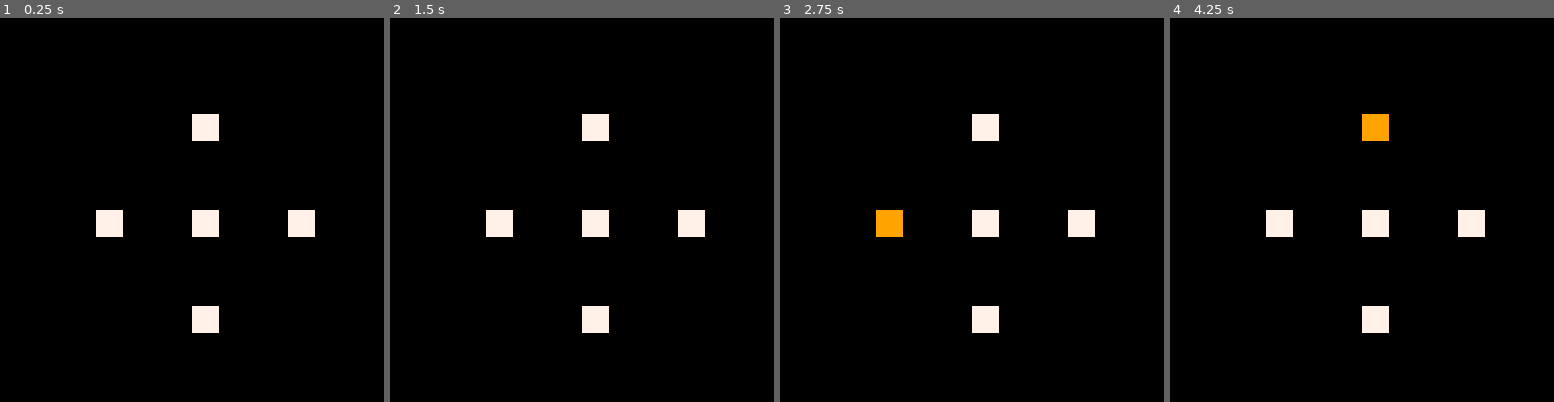
Above: before the commit, frames 1-4 (left to right).
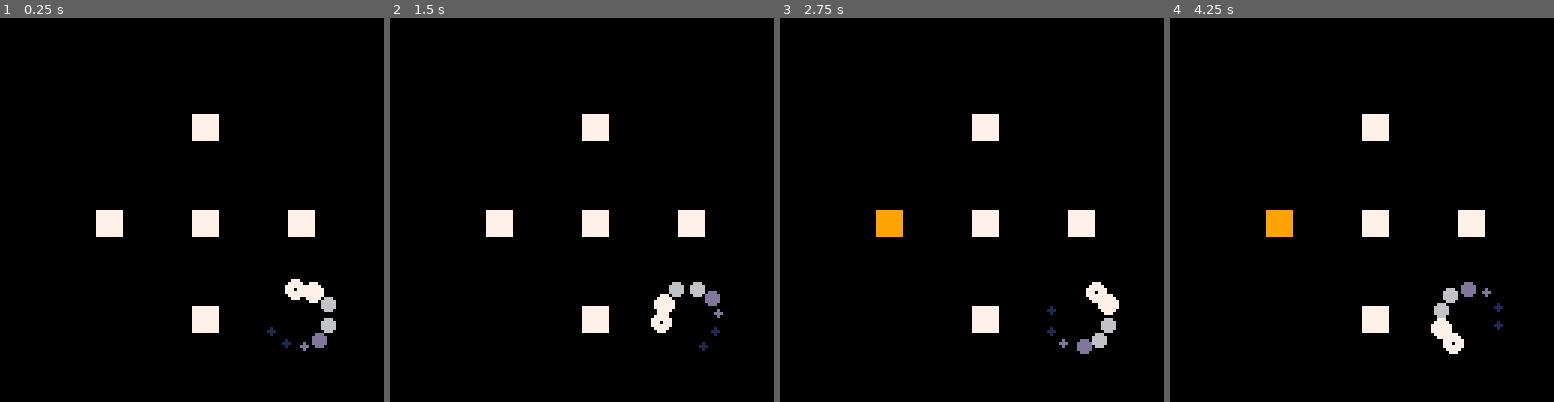
Above: after the commit, the same moments.

Repository: wesen/carts
Game: PICO-8 cartridge games/splat/splat.p8
The game is run twice, just before and just after one commit, with the same random seed, the same clock (stepped at 60 frames per second) and the same inputs.
Inputs:
- Up to frame 1 (0.25 s): no input
- Up to frame 2 (1.5 s): no input
- Up to frame 3 (2.75 s): no input
- Up to frame 4 (4.25 s): no input

The runs differ from the first frame. In frame 1, 0.9% of the frame differs, in the area x 69-88%, y 67-87%; in frame 2, 0.9%; in frame 3, 0.9%; in frame 4, 1.9%, in the area x 25-87%, y 25-88%.

Commit message:
Add slow down logic

Diff:
--- /dev/null
+++ b/games/splat/clock-control.lua
@@ -0,0 +1,40 @@
+local slow_time_factor=0.2
+local slow_time_countdown=2
+
+local state_normal_time=0
+local state_slow_time=1
+
+cls_clock_control=class(function(self)
+ self.time_factor=1
+ self.lasttime=time()
+ self.countdown=0
+ self.state=state_normal_time
+end)
+
+function cls_clock_control:get_dt()
+ local dt=time()-lasttime
+ self.countdown-=dt
+ lasttime=time()
+ if (self.state==state_slow_time) return dt*slow_time_factor
+ return dt
+end
+
+function cls_clock_control:update()
+ if self.state==state_slow_time and self.countdown<0 then
+  self.state=state_normal_time
+ end
+end
+
+function cls_clock_control:on_enemy_winds_up()
+ self.state=state_slow_time
+ self.countdown=slow_time_countdown
+end
+
+function cls_clock_control:on_enemy_attacks()
+ self.state=state_normal_time
+end
+
+function cls_clock_control:on_player_attacks()
+ self.state=state_slow_time
+ self.countdown=slow_time_countdown
+end
--- a/games/splat/enemy-manager.lua
+++ b/games/splat/enemy-manager.lua
@@ -33,11 +33,13 @@
 
  foreach(self.enemies,function(e)
   e.countdown-=dt
+
   if e.state==state_idle and e.countdown<lowest_countdown then
    next_enemy=e
    lowest_countdown=e.countdown
   elseif e.state==state_winding_up and e.countdown<0 then
    printh("ATTACK")
+   clock_control:on_enemy_attacks()
    e.state=state_attacking
    e.countdown=countdown_attacking
   elseif e.state==state_attacking and e.countdown<0 then
@@ -50,6 +52,7 @@
   self.hit_countdown=hit_interval
   next_enemy.state=state_winding_up
   next_enemy.countdown=countdown_winding_up
+  clock_control:on_enemy_winds_up()
  end
 end
 
--- a/games/splat/splat.lua
+++ b/games/splat/splat.lua
@@ -8,12 +8,13 @@
 --#include fade
 --#include coroutines
 --#include clock
+local clock=cls_clock.init(v2(100,100))
+
+--#include clock-control
+local clock_control=cls_clock_control.init()
 
 --#include player
 --#include enemy-manager
-
-
-local clock=cls_clock.init(v2(100,100))
 
 function _init()
  player=cls_player.init(v2(64,64))
@@ -39,7 +40,8 @@
 end
 
 function _update60()
- dt=(time()-lasttime)*time_factor
+ clock_control:update()
+ dt=clock_control:get_dt()
  lasttime=time()
  tick_crs(crs)
 
--- a/games/splat/splat.p8
+++ b/games/splat/splat.p8
@@ -234,6 +234,7 @@
 
 local frame=0
 local dt=0
+local time_factor=1
 local lasttime=time()
 local room=nil
 
@@ -247,6 +248,54 @@
 
 local is_fading=false
 local is_screen_dark=false
+
+local dpal={0,1,1,2,1,13,6,4,4,9,3,13,1,13,13}
+
+
+function darken(p,_pal)
+ for j=1,15 do
+  local kmax=(p+(j*1.46))/22
+  local col=j
+  for k=1,kmax do
+   if (col==0) break
+   col=dpal[col]
+  end
+  if (col==14) col=13
+  if (col==2) col=5
+  if (col==8) col=5
+  pal(j,col,_pal)
+ end
+end
+
+-- fade
+function fade(fade_in)
+ is_fading=true
+ is_screen_dark=false
+ local p=0
+ for i=1,10 do
+  local i_=i
+  local time_elapsed=0
+
+  if (fade_in==true) i_=10-i
+  p=flr(mid(0,i_/10,1)*100)
+
+  while time_elapsed<0.1 do
+   darken(p,1)
+
+   if not fade_in and p==100 then
+    -- this needs to be set before the final yield
+    -- draw will continue to be called even if we are
+    -- in a coresumed cr, if i understand this correctly
+    is_screen_dark=true
+   end
+
+   time_elapsed+=dt
+   yield()
+  end
+ end
+
+ is_fading=false
+end
 
 function tick_crs(crs_)
  for cr in all(crs_) do
@@ -278,6 +327,70 @@
  end
 end
 
+cls_clock=class(function(self,pos)
+ self.t=0
+ self.pos=pos
+end)
+
+function cls_clock:update()
+ self.t+=dt
+end
+
+function cls_clock:draw()
+ for i=0,10 do
+  local x=cos(self.t-i*0.1)
+  local y=sin(self.t-i*0.1)
+  darken(i*10)
+  circfill(self.pos.x+x*10,self.pos.y+y*10,(10-i)/3,7)
+ end
+ pal()
+end
+
+local clock=cls_clock.init(v2(100,100))
+
+local slow_time_factor=0.2
+local slow_time_countdown=2
+
+local state_normal_time=0
+local state_slow_time=1
+
+cls_clock_control=class(function(self)
+ self.time_factor=1
+ self.lasttime=time()
+ self.countdown=0
+ self.state=state_normal_time
+end)
+
+function cls_clock_control:get_dt()
+ local dt=time()-lasttime
+ self.countdown-=dt
+ lasttime=time()
+ if (self.state==state_slow_time) return dt*slow_time_factor
+ return dt
+end
+
+function cls_clock_control:update()
+ if self.state==state_slow_time and self.countdown<0 then
+  self.state=state_normal_time
+ end
+end
+
+function cls_clock_control:on_enemy_winds_up()
+ self.state=state_slow_time
+ self.countdown=slow_time_countdown
+end
+
+function cls_clock_control:on_enemy_attacks()
+ self.state=state_normal_time
+end
+
+function cls_clock_control:on_player_attacks()
+ self.state=state_slow_time
+ self.countdown=slow_time_countdown
+end
+
+local clock_control=cls_clock_control.init()
+
 cls_player=class(function(self,pos)
  self.pos=pos
 end)
@@ -293,7 +406,7 @@
 local countdown_winding_up=1
 local countdown_attacking=1
 
-local hit_interval=2
+local hit_interval=6
 
 local state_idle=0
 local state_winding_up=1
@@ -307,7 +420,7 @@
 
 cls_enemy_manager=class(function(self)
  self.enemies={}
- self.hit_countdown=hit_interval
+ self.hit_countdown=2
 end)
 
 function cls_enemy_manager:draw()
@@ -324,11 +437,13 @@
 
  foreach(self.enemies,function(e)
   e.countdown-=dt
+
   if e.state==state_idle and e.countdown<lowest_countdown then
    next_enemy=e
    lowest_countdown=e.countdown
   elseif e.state==state_winding_up and e.countdown<0 then
    printh("ATTACK")
+   clock_control:on_enemy_attacks()
    e.state=state_attacking
    e.countdown=countdown_attacking
   elseif e.state==state_attacking and e.countdown<0 then
@@ -341,6 +456,7 @@
   self.hit_countdown=hit_interval
   next_enemy.state=state_winding_up
   next_enemy.countdown=countdown_winding_up
+  clock_control:on_enemy_winds_up()
  end
 end
 
@@ -374,16 +489,19 @@
  foreach(actors, function(a) a:draw() end)
  enemy_manager:draw()
  player:draw()
+ clock:draw()
 end
 
 function _update60()
- dt=time()-lasttime
+ clock_control:update()
+ dt=clock_control:get_dt()
  lasttime=time()
  tick_crs(crs)
 
  player:update()
  enemy_manager:update()
  foreach(actors, function(a) a:update() end)
+ clock:update()
 end
 
 __gfx__
